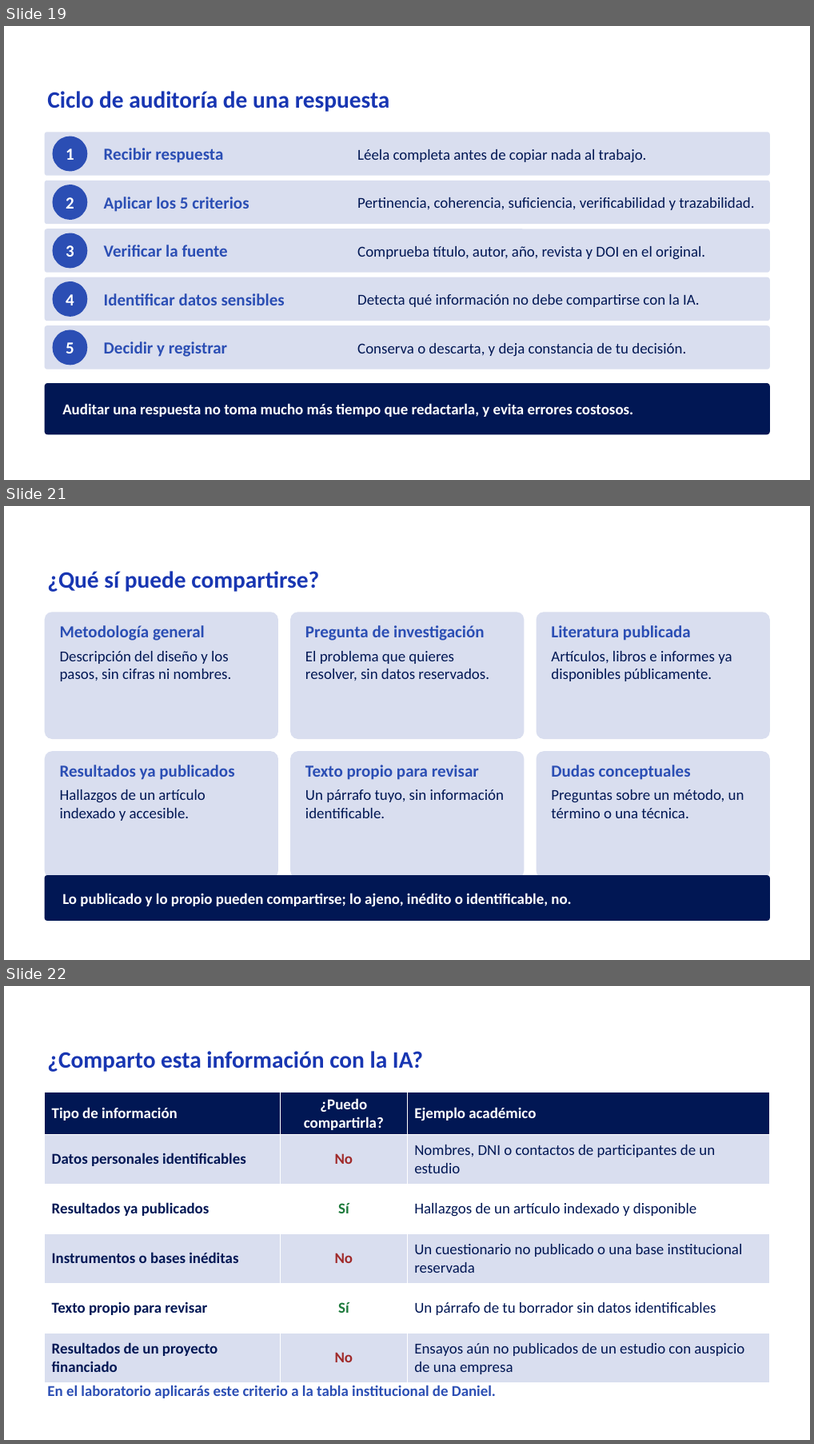
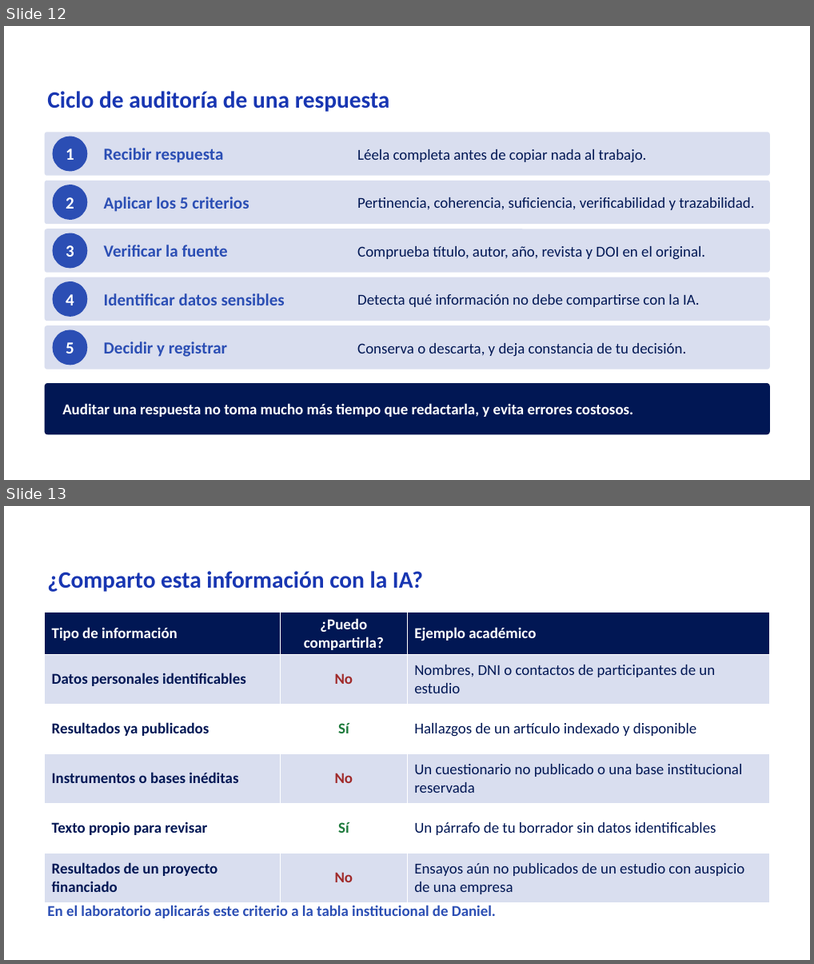
Before and after one commit to Rociosayan/analitica-empresarial-integrada, a slide deck: Sesion_03_mejorada.pptx. Shown one above the other, each under a label of ours: slides 19, 21 and 22 before the commit, slides 12 and 13 after it; the slides between them are not shown. The pictures are 814x1444 and 814x964 pixels, drawn with LibreOffice and Linux fonts; fonts in the diff are those of the drawing; background and template pictures are left out. Boxes give left, top, right and bottom in pixels: in the first picture for what was removed or moved away, otherwise in the second. Text is boxed around its words. In the diff, an @@ line names an element or a change of style, - is before the commit and + after.

```diff
--- a/Sesion_03_mejorada.pptx
+++ b/Sesion_03_mejorada.pptx
@@ slide 21 removed at (4, 506, 810, 960), background picture (left out) @@
@@ text removed at (47, 571, 319, 592) @@
-¿Qué sí puede compartirse?
@@ rounded rectangle removed at (45, 612, 278, 739) @@
@@ text removed at (60, 625, 232, 681) @@
-Metodología general
-Descripción del diseño y los pasos, sin cifras ni nombres.
@@ rounded rectangle removed at (290, 612, 525, 739) @@
@@ text removed at (306, 625, 490, 680) @@
-Pregunta de investigación
-El problema que quieres resolver, sin datos reservados.
@@ rounded rectangle removed at (536, 612, 770, 739) @@
@@ text removed at (551, 625, 732, 681) @@
-Literatura publicada
-Artículos, libros e informes ya disponibles públicamente.
@@ rounded rectangle removed at (45, 751, 278, 878) @@
@@ text removed at (60, 764, 234, 820) @@
-Resultados ya publicados
-Hallazgos de un artículo indexado y accesible.
@@ rounded rectangle removed at (290, 751, 525, 878) @@
@@ text removed at (306, 764, 504, 818) @@
-Texto propio para revisar
-Un párrafo tuyo, sin información identificable.
@@ rounded rectangle removed at (536, 751, 770, 878) @@
@@ text removed at (551, 764, 745, 818) @@
-Dudas conceptuales
-Preguntas sobre un método, un término o una técnica.
@@ rounded rectangle removed at (45, 875, 770, 920) @@
@@ text removed at (62, 892, 571, 906) @@
-Lo publicado y lo propio pueden compartirse; lo ajeno, inédito o identificable, no.
@@ what was slide 19 is now slide 12 @@
@@ what was slide 22 is now slide 13 @@
```
Also in this commit, not shown: 2 slides changed, 1 slide added, 12 other slides removed.
